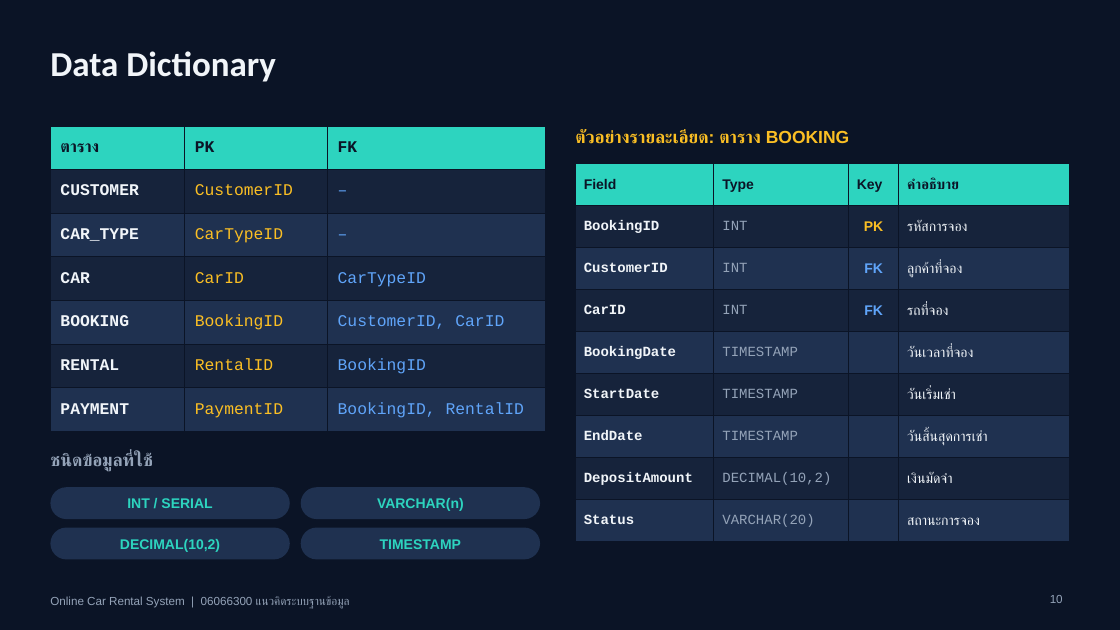
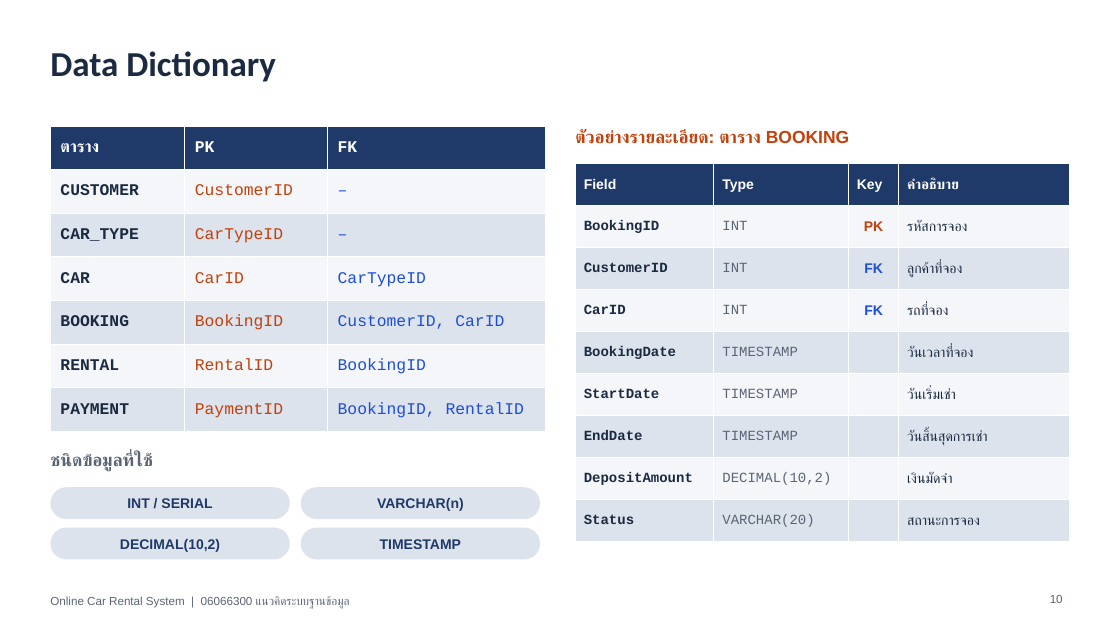
Before and after one commit to 68070299-lang/data, a slide deck: slide 10 of presentation/Online_Car_Rental_System.pptx. Drawn at 1120x630 pixels with LibreOffice and Linux fonts; fonts in the diff are those of the drawing. Boxes give left, top, right and bottom in pixels: in the first picture for what was removed or moved away, otherwise in the second. Text is boxed around its words. In the diff, an @@ line names an element or a change of style, - is before the commit and + after.

```diff
--- a/presentation/Online_Car_Rental_System.pptx
+++ b/presentation/Online_Car_Rental_System.pptx
@@ background #0B1426 to #FFFFFF @@
@@ title "Data Dictionary" at bbox=[50, 51, 276, 82]: text colour #F1F5F9 to #1B2A41 @@
@@ table at bbox=[50, 126, 546, 422] @@
@@ fill #2DD4BF to #1F3A68 in row 1 @@
@@ fill #16233B to #F4F6F9 in 9 cells @@
@@ fill #1F3150 to #DCE3EC in 9 cells @@
@@ text colour #0B1426 to #FFFFFF in "ตาราง", "PK", "FK" @@
@@ text colour #F1F5F9 to #1B2A41 in "CUSTOMER", "CAR_TYPE", "CAR", "BOOKING" and 2 more places @@
@@ text colour #FBBF24 to #C2410C in "CustomerID", "CarTypeID", "CarID", "BookingID" and 2 more places @@
@@ text colour #60A5FA to #1D4ED8 in "–", "–", "CarTypeID", "CustomerID, CarID" and 2 more places @@
@@ borders changed @@
@@ text "ตัวอย่างรายละเอียด: ตาราง BOOKING" at bbox=[575, 130, 850, 144]: text colour #FBBF24 to #C2410C @@
@@ table at bbox=[576, 164, 1070, 531] @@
@@ fill #2DD4BF to #1F3A68 in row 1 @@
@@ fill #16233B to #F4F6F9 in 16 cells @@
@@ fill #1F3150 to #DCE3EC in 16 cells @@
@@ text colour #0B1426 to #FFFFFF in "Field", "Type", "Key", "คำอธิบาย" @@
@@ text colour #F1F5F9 to #1B2A41 in "BookingID", "รหัสการจอง", "CustomerID", "ลูกค้าที่จอง" and 12 more places @@
@@ text colour #94A3B8 to #5B6577 in "INT", "INT", "INT", "TIMESTAMP" and 4 more places @@
@@ text colour #FBBF24 to #C2410C in "PK" @@
@@ text colour #60A5FA to #1D4ED8 in "FK", "FK" @@
@@ borders changed @@
@@ text colour #2DD4BF to #1F3A68 in 4 elements at bbox=[127, 498, 212, 508], bbox=[377, 498, 464, 511], bbox=[120, 539, 220, 552], bbox=[380, 539, 461, 549] @@
@@ fill #1F3150 to #DCE3EC in 4 elements at bbox=[50, 487, 290, 519], bbox=[301, 487, 540, 519], bbox=[50, 528, 290, 560], bbox=[301, 528, 540, 560] @@
@@ text colour #94A3B8 to #5B6577 in 3 elements at bbox=[50, 453, 151, 471], bbox=[1050, 595, 1063, 603], bbox=[50, 596, 350, 609] @@
```
Also in this commit, not shown: 17 other slides changed, 2 other files.
